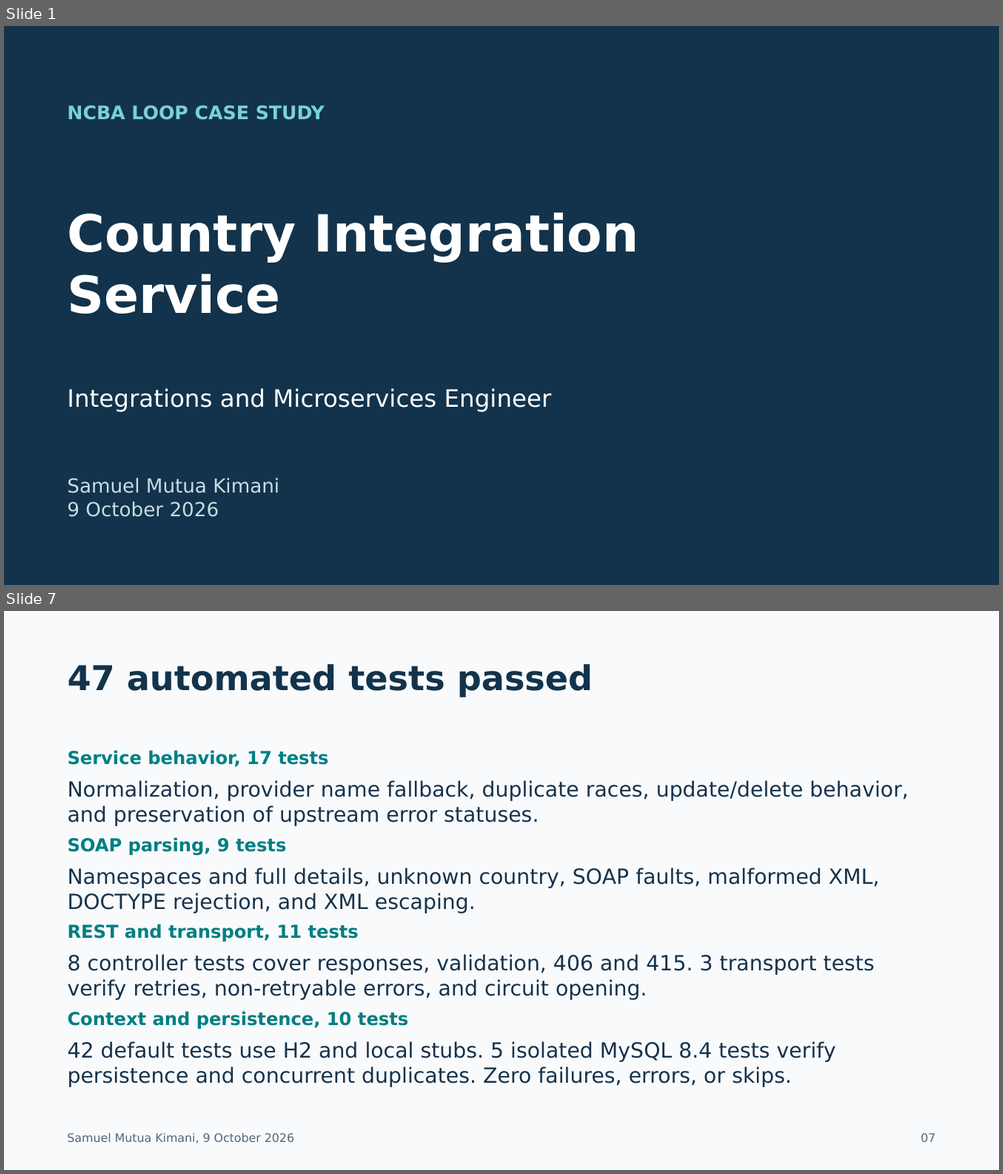
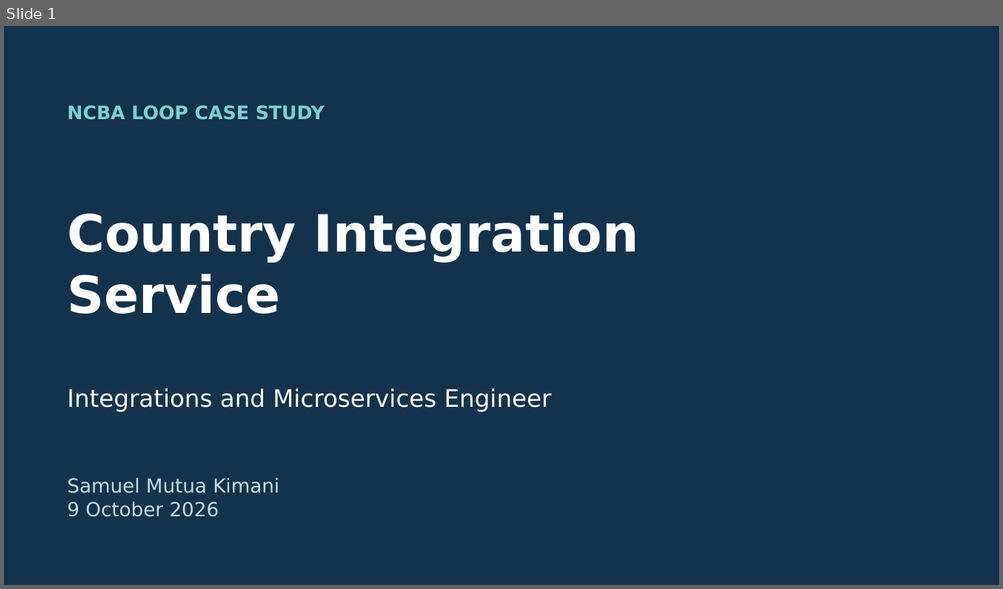
Before and after one commit to kimtour/country-integration-service, a slide deck: docs/submission/Case Study Submission – Integrations and Microservices Engineer – Samuel Mutua Kimani.pptx. Shown one above the other, each under a label of ours: slides 1 and 7 before the commit, slide 1 after it; the slides between them are not shown. The pictures are 1003x1174 and 1003x589 pixels, drawn with LibreOffice and Linux fonts; fonts in the diff are those of the drawing. Boxes give left, top, right and bottom in pixels: in the first picture for what was removed or moved away, otherwise in the second. Text is boxed around its words. In the diff, an @@ line names an element or a change of style, - is before the commit and + after.

Commit message:
Fix country resolution and complete verified assessment submission

```diff
--- a/docs/submission/Case Study Submission – Integrations and Microservices Engineer – Samuel Mutua Kimani.pptx
+++ b/docs/submission/Case Study Submission – Integrations and Microservices Engineer – Samuel Mutua Kimani.pptx
@@ slide 7 removed at [4,611,999,1170], background #F8FAFC @@
@@ text removed at [68,664,592,698] @@
-47 automated tests passed
@@ text removed at [68,750,328,767] @@
-Service behavior, 17 tests
@@ text removed at [68,780,908,826] @@
-Normalization, provider name fallback, duplicate races, update/delete behavior, and preservation of upstream error statuses.
@@ text removed at [68,837,286,856] @@
-SOAP parsing, 9 tests
@@ text removed at [68,868,879,914] @@
-Namespaces and full details, unknown country, SOAP faults, malformed XML, DOCTYPE rejection, and XML escaping.
@@ text removed at [68,924,358,942] @@
-REST and transport, 11 tests
@@ text removed at [68,954,874,1000] @@
-8 controller tests cover responses, validation, 406 and 415. 3 transport tests verify retries, non-retryable errors, and circuit opening.
@@ text removed at [68,1011,408,1029] @@
-Context and persistence, 10 tests
@@ text removed at [68,1042,836,1088] @@
-42 default tests use H2 and local stubs. 5 isolated MySQL 8.4 tests verify persistence and concurrent duplicates. Zero failures, errors, or skips.
@@ text removed at [67,1133,294,1144] @@
-Samuel Mutua Kimani, 9 October 2026
@@ text removed at [920,1133,935,1142] @@
-07
```
Also in this commit, not shown: 17 slides added, 11 other slides removed, 48 other files.
